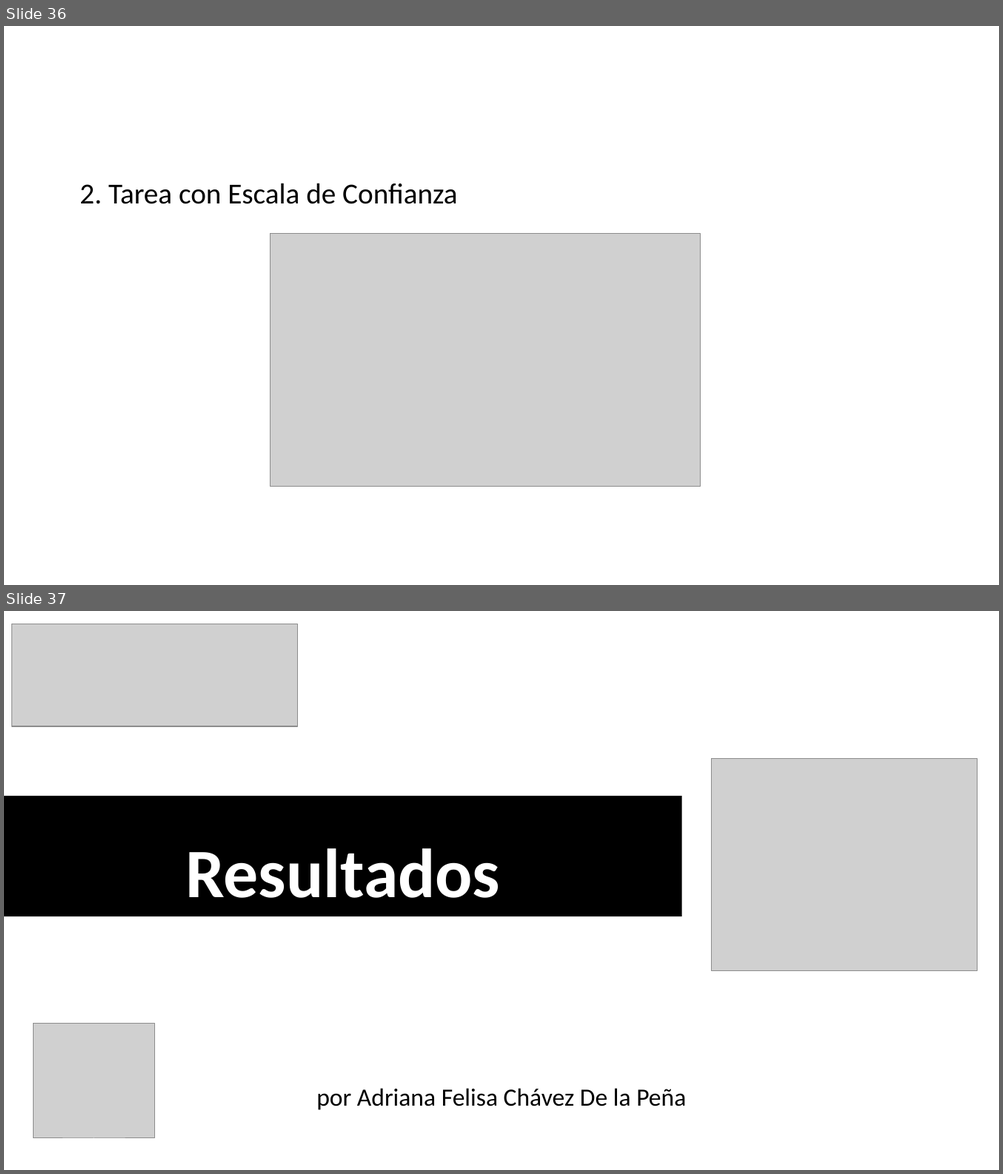
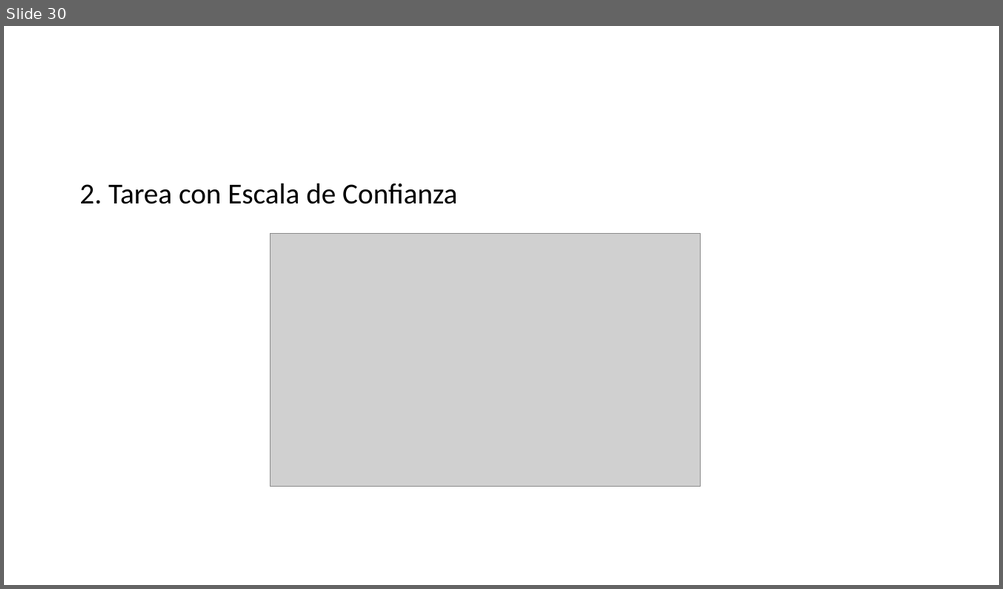
Before and after one commit to Adrifelcha/Adrifelcha, a slide deck: Tesis/Presentaciones/FINAL_Seminario.pptx. Shown one above the other, each under a label of ours: slides 36 and 37 before the commit, slide 30 after it. The pictures are 1003x1174 and 1003x589 pixels, drawn with LibreOffice and Linux fonts; fonts in the diff are those of the drawing; grey boxes stand for pictures. Boxes give left, top, right and bottom in pixels: in the first picture for what was removed or moved away, otherwise in the second. Text is boxed around its words. In the diff, an @@ line names an element or a change of style, - is before the commit and + after.

```diff
--- a/Tesis/Presentaciones/FINAL_Seminario.pptx
+++ b/Tesis/Presentaciones/FINAL_Seminario.pptx
@@ slide 37 removed at (4, 611, 999, 1170), background #FFFFFF @@
@@ picture removed at (11, 624, 297, 726) @@
@@ picture removed at (711, 759, 977, 971) @@
@@ title removed at (4, 796, 681, 917) @@
-Resultados
@@ picture removed at (33, 1024, 154, 1139) @@
@@ subtitle removed at (316, 1088, 686, 1111) @@
-por Adriana Felisa Chávez De la Peña
@@ what was slide 36 is now slide 30 @@
```
Also in this commit, not shown: 14 slides changed, 8 slides added, 16 other slides removed, 1 other file.
